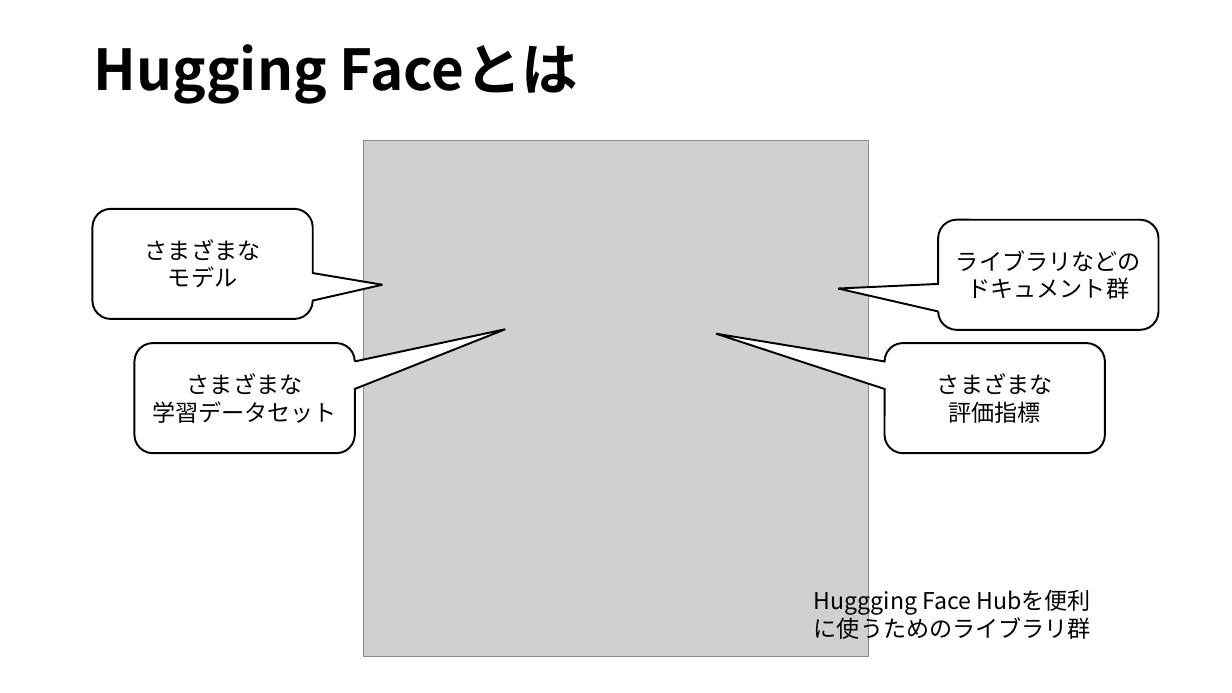
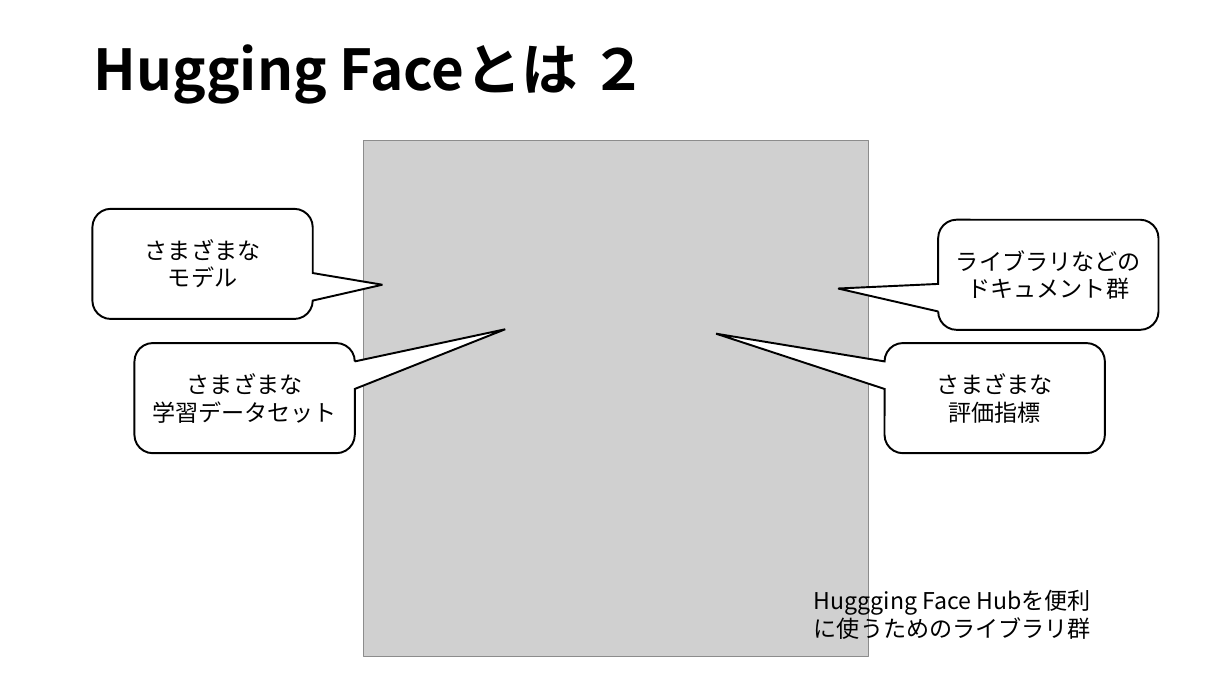
Before and after one commit to ikedachin/study_huggingface, a slide deck: slide 7 of huggingface 勉強会資料.pptx (slide 6 before the commit). Drawn at 1232x693 pixels with LibreOffice and Linux fonts; fonts in the diff are those of the drawing; grey boxes stand for pictures; background and template pictures are left out. Boxes give left, top, right and bottom in pixels: in the first picture for what was removed or moved away, otherwise in the second. Text is boxed around its words. In the diff, an @@ line names an element or a change of style, - is before the commit and + after.

```diff
--- a/huggingface 勉強会資料.pptx
+++ b/huggingface 勉強会資料.pptx
@@ title at (94,44,647,104): text changed @@
-Hugging Faceとは
+Hugging Faceとは ２
```
Also in this commit, not shown: 4 other slides changed, 1 slide added, 1 other file.
